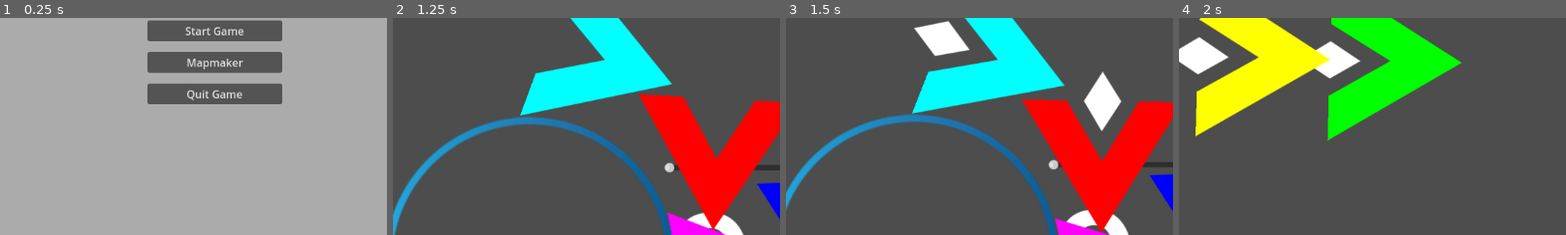
Above: before the commit, frames 1-4 (left to right).
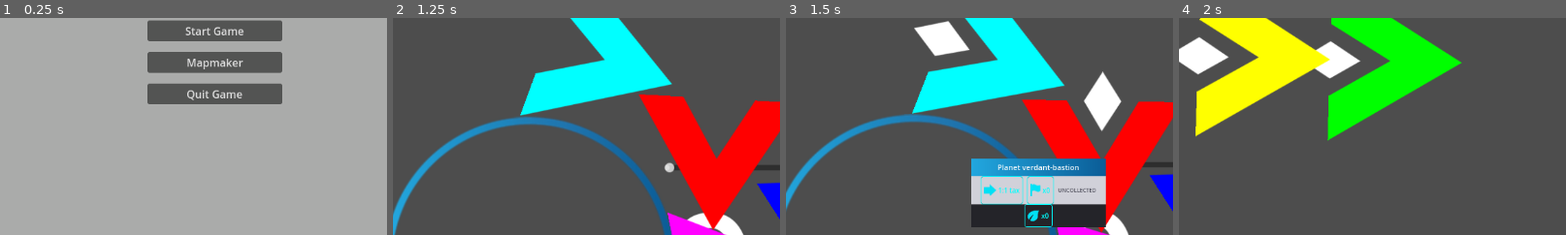
Above: after the commit, the same moments.

Repository: phyto99/Centauri
Game: Godot game, scene res://menu.tscn
Same seed, same stepped clock (60 frames per second), same inputs: the game is played once before the commit and once after it. Sound files missing from this copy of the repository are replaced by a short silence.
Inputs (mouse positions are % of the whole screen's width and height, from its top left):
- Up to frame 1 (0.25 s): no input
- Up to frame 2 (1.25 s): click "Start Game" at 0.5 s
- Up to frame 3 (1.5 s): tap Enter at 1.25 s; move the mouse to (45, 70) at 1.27 s; hold Space (thrust) from 1.28 s (still down); tap 1 (claim) at 1.35 s; click (45, 70) at 1.42 s
- Up to frame 4 (2 s): keep holding Space (thrust); tap 3 (collect) at 1.55 s
The pictures show only the part of the screen within x 22-72%, y 40-90%; the shares and areas given below are measured in that part.

Frames 1-2 are identical in both runs. In frame 3, 11% of the frame differs, in the area x 47-83%, y 64-97%; in frame 4, nothing differs.

Commit message:
feat: add planet hover tooltip
Builds tooltip UI entirely in code (no .tscn needed). Horizontal
gradient header, outlined team-colored badges with SVG icons from UI/.
PlanetBuilder emits planet_hovered/planet_unhovered via mouse_entered.

Co-Authored-By: Claude Sonnet 4.6 <noreply@anthropic.com>

Diff:
--- a/PlanetBuilder.gd
+++ b/PlanetBuilder.gd
@@ -45,8 +45,12 @@
 @export var moves_remaining: int = 999
 @export var editing_mode: bool = false
 
+var planet_name: String = ""
+
 signal moves_updated(remaining)
 signal yield_updated(count)
+signal planet_hovered(planet: Node)
+signal planet_unhovered
 
 
 func _ready():
@@ -56,6 +60,10 @@
 		set_process_input(false)
 		return
 	add_to_group("planets")
+	planet_name = _generate_planet_name()
+	input_pickable = true
+	mouse_entered.connect(func(): emit_signal("planet_hovered", self))
+	mouse_exited.connect(func(): emit_signal("planet_unhovered"))
 	position = starting_position
 	setup_collision_and_outline()
 	set_team_color(team_id)
@@ -880,3 +888,10 @@
 
 				# Hide the UI
 				#collect_label.visible = false
+
+func _generate_planet_name() -> String:
+	var adj = ["penitent","silent","broken","amber","hollow","rusted",
+		"verdant","ashen","gilded","sullen","crimson","frosted"]
+	var noun = ["zebra","crane","jackal","lynx","ember","drifter",
+		"herald","bastion","wraith","chorus","specter","anvil"]
+	return adj[randi() % adj.size()] + "-" + noun[randi() % noun.size()]
--- a/main.tscn
+++ b/main.tscn
@@ -21,6 +21,7 @@
 [ext_resource type="Texture2D" uid="uid://yoegu2a48mq6" path="res://UI/Timebar.svg" id="17_20s6f"]
 [ext_resource type="Script" path="res://timebar.gd" id="18_7idy5"]
 [ext_resource type="PackedScene" uid="uid://c1gxva4thbixe" path="res://collect_label.tscn" id="19_yvwr0"]
+[ext_resource type="Script" path="res://planet_tooltip.gd" id="22_qouqt"]
 
 [sub_resource type="ShaderMaterial" id="ShaderMaterial_r6jxc"]
 shader = ExtResource("16_7gpu8")
@@ -161,6 +162,15 @@
 [node name="Sprite2D" parent="." instance=ExtResource("3_6u3hu")]
 visible = false
 
+[node name="CanvasLayer" type="CanvasLayer" parent="."]
+
+[node name="Control" type="Control" parent="CanvasLayer"]
+layout_mode = 3
+anchors_preset = 0
+offset_right = 40.0
+offset_bottom = 40.0
+script = ExtResource("22_qouqt")
+
 [connection signal="pressed" from="UI/CanvasLayer/Claim" to="PlanetBuilder" method="_on_claim_pressed"]
 [connection signal="pressed" from="UI/CanvasLayer/Cultivate" to="PlanetBuilder" method="_on_cultivate_pressed"]
 [connection signal="pressed" from="UI/CanvasLayer/Collect" to="PlanetBuilder" method="_on_collect_pressed"]
--- /dev/null
+++ b/planet_tooltip.gd
@@ -0,0 +1,245 @@
+extends Control
+
+const WIDTH        = 200.0
+const HEADER_H     = 26.0
+const MID_H        = 42.0
+const BOTTOM_H     = 34.0
+const MOUSE_OFFSET = Vector2(14.0, 14.0)
+
+const GRAD_LEFT  = Color(0.133, 0.655, 0.875)   # #22a7df
+const GRAD_RIGHT = Color(0.043, 0.365, 0.592)   # #0b5d97
+
+const CLAIM_ICON    = preload("res://UI/claim2.svg")
+const CULTIVATE_ICON = preload("res://UI/cultivatesmall.svg")
+const COLLECT_ICON  = preload("res://UI/collect.svg")
+
+var _planet: Node = null
+var _team_color: Color = Color.CYAN
+
+var _header_mat: ShaderMaterial
+var _name_label: Label
+
+var _claims_label: Label
+var _yield_label: Label
+
+var _badge_styles: Array[StyleBoxFlat] = []
+var _badge_icons:  Array[TextureRect]  = []
+var _badge_labels: Array[Label]        = []
+
+func _ready() -> void:
+	custom_minimum_size = Vector2(WIDTH, HEADER_H + MID_H + BOTTOM_H)
+	mouse_filter = Control.MOUSE_FILTER_IGNORE
+	hide()
+	set_process(false)
+	_build_ui()
+	_connect_existing_planets()
+	get_tree().node_added.connect(_on_node_added)
+
+# ── UI BUILD ──────────────────────────────────────────────────────────────────
+
+func _build_ui() -> void:
+	# Header — horizontal gradient, fixed blues
+	var header = ColorRect.new()
+	header.size = Vector2(WIDTH, HEADER_H)
+	header.mouse_filter = Control.MOUSE_FILTER_IGNORE
+	_header_mat = _make_gradient_material(GRAD_LEFT, GRAD_RIGHT)
+	header.material = _header_mat
+	add_child(header)
+
+	_name_label = Label.new()
+	_name_label.text = "Planet"
+	_name_label.set_anchors_and_offsets_preset(Control.PRESET_FULL_RECT)
+	_name_label.horizontal_alignment = HORIZONTAL_ALIGNMENT_CENTER
+	_name_label.vertical_alignment   = VERTICAL_ALIGNMENT_CENTER
+	_name_label.add_theme_font_size_override("font_size", 11)
+	_name_label.add_theme_color_override("font_color", Color.WHITE)
+	_name_label.mouse_filter = Control.MOUSE_FILTER_IGNORE
+	header.add_child(_name_label)
+
+	# Mid panel — light grey
+	var mid = _make_panel(Color(0.82, 0.82, 0.85), Vector2(0.0, HEADER_H), Vector2(WIDTH, MID_H))
+	add_child(mid)
+
+	var mid_box = HBoxContainer.new()
+	mid_box.set_anchors_and_offsets_preset(Control.PRESET_FULL_RECT)
+	mid_box.add_theme_constant_override("separation", 6)
+	mid_box.alignment = BoxContainer.ALIGNMENT_CENTER
+	mid_box.mouse_filter = Control.MOUSE_FILTER_IGNORE
+	mid.add_child(mid_box)
+
+	_make_icon_badge(COLLECT_ICON, "1:1 tax", mid_box)
+
+	var claims_badge = _make_icon_badge(CLAIM_ICON, "x0", mid_box)
+	_claims_label = claims_badge
+
+	var uncol = Label.new()
+	uncol.text = "UNCOLLECTED"
+	uncol.add_theme_font_size_override("font_size", 8)
+	uncol.add_theme_color_override("font_color", Color(0.35, 0.35, 0.40))
+	uncol.vertical_alignment = VERTICAL_ALIGNMENT_CENTER
+	uncol.mouse_filter = Control.MOUSE_FILTER_IGNORE
+	mid_box.add_child(uncol)
+
+	# Bottom panel — dark grey
+	var bot = _make_panel(Color(0.14, 0.14, 0.16), Vector2(0.0, HEADER_H + MID_H), Vector2(WIDTH, BOTTOM_H))
+	add_child(bot)
+
+	var bot_box = HBoxContainer.new()
+	bot_box.set_anchors_and_offsets_preset(Control.PRESET_FULL_RECT)
+	bot_box.alignment = BoxContainer.ALIGNMENT_CENTER
+	bot_box.mouse_filter = Control.MOUSE_FILTER_IGNORE
+	bot.add_child(bot_box)
+
+	var yield_badge = _make_icon_badge(CULTIVATE_ICON, "x0", bot_box)
+	_yield_label = yield_badge
+
+# Returns the Label inside the badge so callers can update text
+func _make_icon_badge(icon: Texture2D, text: String, parent: Node) -> Label:
+	var c = PanelContainer.new()
+	c.mouse_filter = Control.MOUSE_FILTER_IGNORE
+
+	var style = StyleBoxFlat.new()
+	style.bg_color = Color(0, 0, 0, 0)
+	style.border_color = _team_color
+	style.border_width_left   = 1
+	style.border_width_right  = 1
+	style.border_width_top    = 1
+	style.border_width_bottom = 1
+	style.corner_radius_top_left     = 3
+	style.corner_radius_top_right    = 3
+	style.corner_radius_bottom_left  = 3
+	style.corner_radius_bottom_right = 3
+	style.content_margin_left   = 5
+	style.content_margin_right  = 5
+	style.content_margin_top    = 3
+	style.content_margin_bottom = 3
+	c.add_theme_stylebox_override("panel", style)
+	_badge_styles.append(style)
+	parent.add_child(c)
+
+	var hbox = HBoxContainer.new()
+	hbox.add_theme_constant_override("separation", 3)
+	hbox.mouse_filter = Control.MOUSE_FILTER_IGNORE
+	c.add_child(hbox)
+
+	var tex = TextureRect.new()
+	tex.texture = icon
+	tex.stretch_mode = TextureRect.STRETCH_KEEP_ASPECT_CENTERED
+	tex.custom_minimum_size = Vector2(14, 14)
+	tex.modulate = _team_color
+	tex.mouse_filter = Control.MOUSE_FILTER_IGNORE
+	_badge_icons.append(tex)
+	hbox.add_child(tex)
+
+	var lbl = Label.new()
+	lbl.text = text
+	lbl.add_theme_font_size_override("font_size", 10)
+	lbl.add_theme_color_override("font_color", _team_color)
+	lbl.vertical_alignment = VERTICAL_ALIGNMENT_CENTER
+	lbl.mouse_filter = Control.MOUSE_FILTER_IGNORE
+	_badge_labels.append(lbl)
+	hbox.add_child(lbl)
+
+	return lbl
+
+func _make_panel(color: Color, pos: Vector2, sz: Vector2) -> Panel:
+	var p = Panel.new()
+	p.position = pos
+	p.size = sz
+	p.mouse_filter = Control.MOUSE_FILTER_IGNORE
+	var style = StyleBoxFlat.new()
+	style.bg_color = color
+	p.add_theme_stylebox_override("panel", style)
+	return p
+
+func _make_gradient_material(left: Color, right: Color) -> ShaderMaterial:
+	var shader = Shader.new()
+	shader.code = """
+shader_type canvas_item;
+uniform vec4 color_left  : source_color;
+uniform vec4 color_right : source_color;
+void fragment() {
+    COLOR = mix(color_left, color_right, UV.x);
+}
+"""
+	var mat = ShaderMaterial.new()
+	mat.shader = shader
+	mat.set_shader_parameter("color_left",  left)
+	mat.set_shader_parameter("color_right", right)
+	return mat
+
+# ── SIGNAL CONNECTIONS ────────────────────────────────────────────────────────
+
+func _connect_existing_planets() -> void:
+	for planet in get_tree().get_nodes_in_group("planets"):
+		_connect_planet(planet)
+
+func _on_node_added(node: Node) -> void:
+	if node.is_in_group("planets"):
+		_connect_planet(node)
+
+func _connect_planet(planet: Node) -> void:
+	if not planet.has_signal("planet_hovered"):
+		return
+	if not planet.planet_hovered.is_connected(_on_planet_hovered):
+		planet.planet_hovered.connect(_on_planet_hovered)
+		planet.planet_unhovered.connect(_on_planet_unhovered)
+
+# ── HOVER HANDLERS ────────────────────────────────────────────────────────────
+
+func _on_planet_hovered(planet: Node) -> void:
+	if _planet and _planet != planet and _planet.has_signal("yield_updated"):
+		if _planet.yield_updated.is_connected(_on_yield_updated):
+			_planet.yield_updated.disconnect(_on_yield_updated)
+
+	_planet = planet
+
+	var team_colors = [
+		Color(0, 1, 1),
+		Color(1, 0, 1),
+		Color(1, 1, 0),
+		Color(1, 0, 0),
+	]
+	_team_color = team_colors[planet.team_id % team_colors.size()]
+	_refresh_team_color()
+
+	_name_label.text = "Planet " + planet.planet_name if planet.get("planet_name") else "Planet"
+
+	var claimed = 0
+	for cell in planet.grid.values():
+		if cell.get("state", -1) == planet.CellState.CLAIMED:
+			claimed += 1
+	_claims_label.text = "x%d" % claimed
+	_yield_label.text  = "x%d" % (planet.yield_count if planet.get("yield_count") != null else 0)
+
+	if planet.has_signal("yield_updated") and not planet.yield_updated.is_connected(_on_yield_updated):
+		planet.yield_updated.connect(_on_yield_updated)
+
+	show()
+	set_process(true)
+
+func _on_planet_unhovered() -> void:
+	if _planet and _planet.has_signal("yield_updated"):
+		if _planet.yield_updated.is_connected(_on_yield_updated):
+			_planet.yield_updated.disconnect(_on_yield_updated)
+	_planet = null
+	hide()
+	set_process(false)
+
+func _on_yield_updated(count: int) -> void:
+	_yield_label.text = "x%d" % count
+
+# ── PROCESS ───────────────────────────────────────────────────────────────────
+
+func _process(_delta: float) -> void:
+	global_position = get_global_mouse_position() + MOUSE_OFFSET
+
+# ── HELPERS ───────────────────────────────────────────────────────────────────
+
+func _refresh_team_color() -> void:
+	for style in _badge_styles:
+		style.border_color = _team_color
+	for tex in _badge_icons:
+		tex.modulate = _team_color
+	for lbl in _badge_labels:
+		lbl.add_theme_color_override("font_color", _team_color)
Not shown: 1 places in main.tscn that only renumber resources
